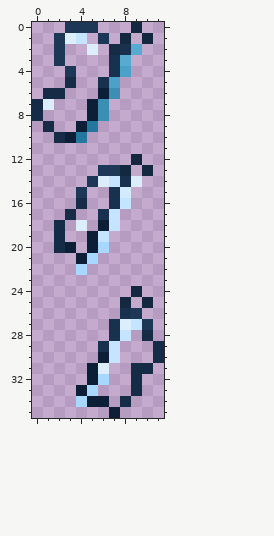
Two versions of one pixel-art sprite, Assets/Butterfly_3.png. Above is the file before it was changed.
The file is 12x36 pixels. Colours within 5 levels of each other are drawn and written as one.
After the commit:
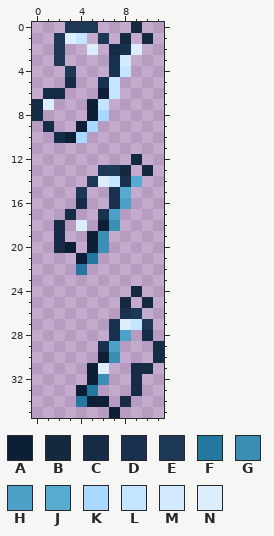
Palette (. is transparent): A #0c1f37  B #142840  C #152b46  D #18314f  E #1d3756  F #24789f  G #3b8eb4  H #4ba1c8  J #57aad0  K #a8d7ff  L #c5e4ff  M #d4ebff  N #dcedfc
Author's note on the commit: Update Glass sprites Added 2 butterfly Items Implemented 2 new butterflies in game (WIP)
Difference:
y 2: x 9 J -> N
y 3: x 8 J -> M
y 4: x 8 H -> L
y 5: x 7 H -> L
y 6: x 7 G -> L
y 7: x 6 G -> L
y 8: x 6 G -> K
y 9: x 5 F -> K
y 10: x 4 F -> K
y 14: x 9 N -> J
y 15: x 8 M -> J
y 16: x 8 L -> H
y 17: x 7 L -> H
y 18: x 7 L -> G
y 19: x 6 L -> G
y 20: x 6 K -> G
y 21: x 5 K -> F
y 22: x 4 K -> F
y 28: x 8 L -> H
y 29: x 7 L -> H
y 30: x 7 L -> G
y 32: x 6 K -> G
y 33: x 5 K -> F
y 34: x 4 K -> F
Boxes around the changes in both pictures, in picture pixels (x1, y1, x2, y2):
changed: (76, 44, 142, 143)
changed: (76, 176, 142, 275)
changed: (76, 330, 131, 407)
